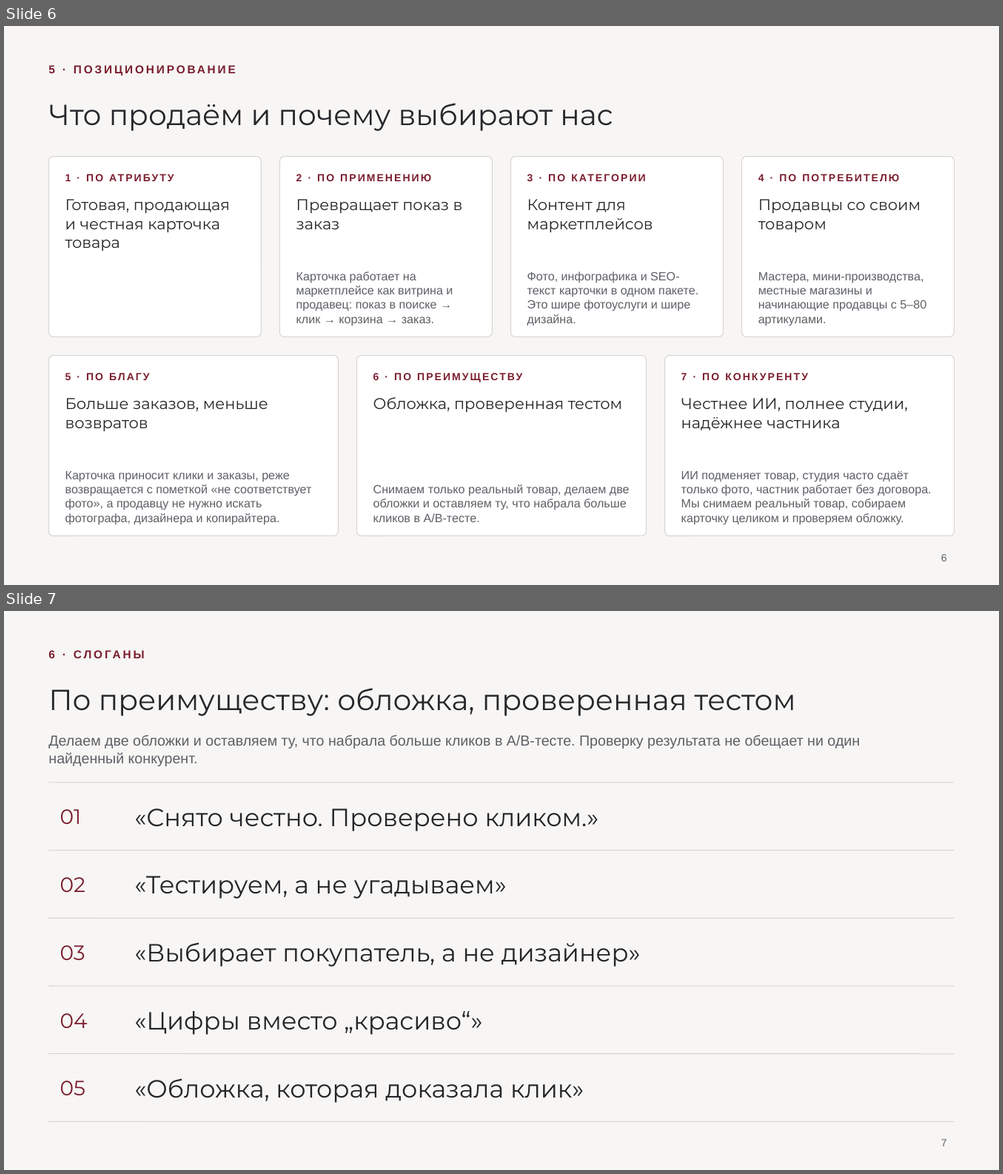
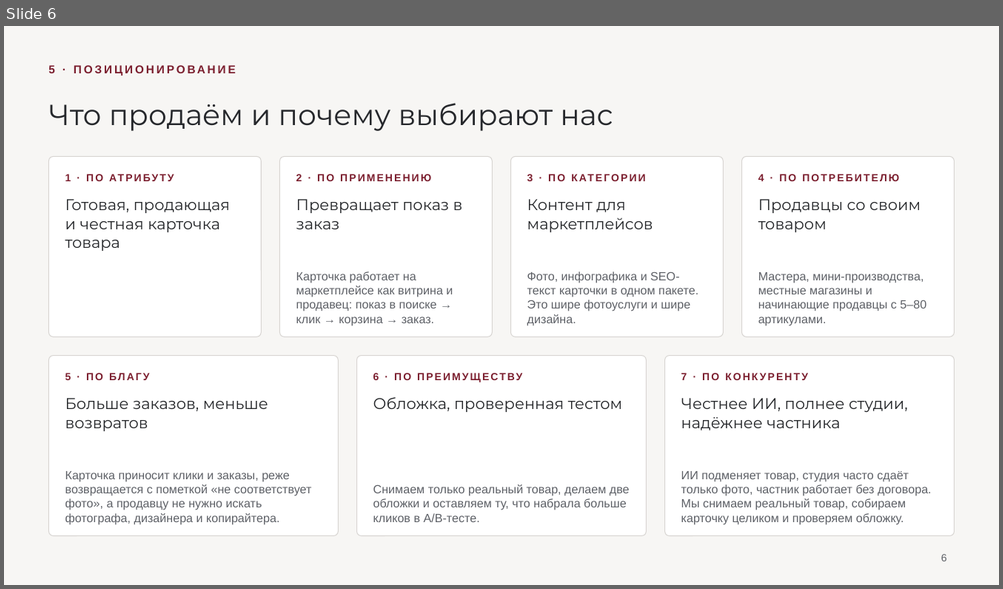
Before and after one commit to frnjuo/brand-photo-studio-, a slide deck: Презентация (редактируемая).pptx. Shown one above the other, each under a label of ours: slides 6 and 7 before the commit, slide 6 after it. The pictures are 1003x1174 and 1003x589 pixels, drawn with LibreOffice and Linux fonts; fonts in the diff are those of the drawing. Boxes give left, top, right and bottom in pixels: in the first picture for what was removed or moved away, otherwise in the second. Text is boxed around its words. In the diff, an @@ line names an element or a change of style, - is before the commit and + after.

```diff
--- a/Презентация (редактируемая).pptx
+++ b/Презентация (редактируемая).pptx
@@ slide 7 removed at (x1=4, y1=611, x2=999, y2=1170), background #F7F6F4 @@
@@ text removed at (x1=48, y1=650, x2=55, y2=658) @@
-6 · СЛОГАНЫ
@@ title removed at (x1=48, y1=688, x2=796, y2=716) @@
-По преимуществу: обложка, проверенная тестом
@@ text removed at (x1=48, y1=735, x2=859, y2=766) @@
-Делаем две обложки и оставляем ту, что набрала больше кликов в A/B-тесте. Проверку результата не обещает ни один найденный конкурент.
@@ line removed from (48, 783) to (954, 783) @@
@@ text removed at (x1=60, y1=809, x2=82, y2=824) @@
-01
@@ text removed at (x1=134, y1=809, x2=599, y2=832) @@
-«Снято честно. Проверено кликом.»
@@ line removed from (48, 851) to (954, 851) @@
@@ text removed at (x1=134, y1=876, x2=506, y2=899) @@
-«Тестируем, а не угадываем»
@@ text removed at (x1=60, y1=877, x2=85, y2=892) @@
-02
@@ line removed from (48, 918) to (954, 918) @@
@@ text removed at (x1=134, y1=943, x2=640, y2=967) @@
-«Выбирает покупатель, а не дизайнер»
@@ text removed at (x1=60, y1=945, x2=85, y2=960) @@
-03
@@ line removed from (48, 986) to (954, 986) @@
@@ text removed at (x1=60, y1=1014, x2=88, y2=1028) @@
-04
@@ text removed at (x1=134, y1=1011, x2=482, y2=1035) @@
-«Цифры вместо „красиво“»
@@ line removed from (48, 1054) to (954, 1054) @@
@@ text removed at (x1=60, y1=1081, x2=85, y2=1096) @@
-05
@@ text removed at (x1=134, y1=1079, x2=583, y2=1103) @@
-«Обложка, которая доказала клик»
@@ line removed from (48, 1122) to (954, 1122) @@
@@ page number removed at (x1=941, y1=1139, x2=947, y2=1147) @@
-7
```
Also in this commit, not shown: 1 slide added, 3 other files.
